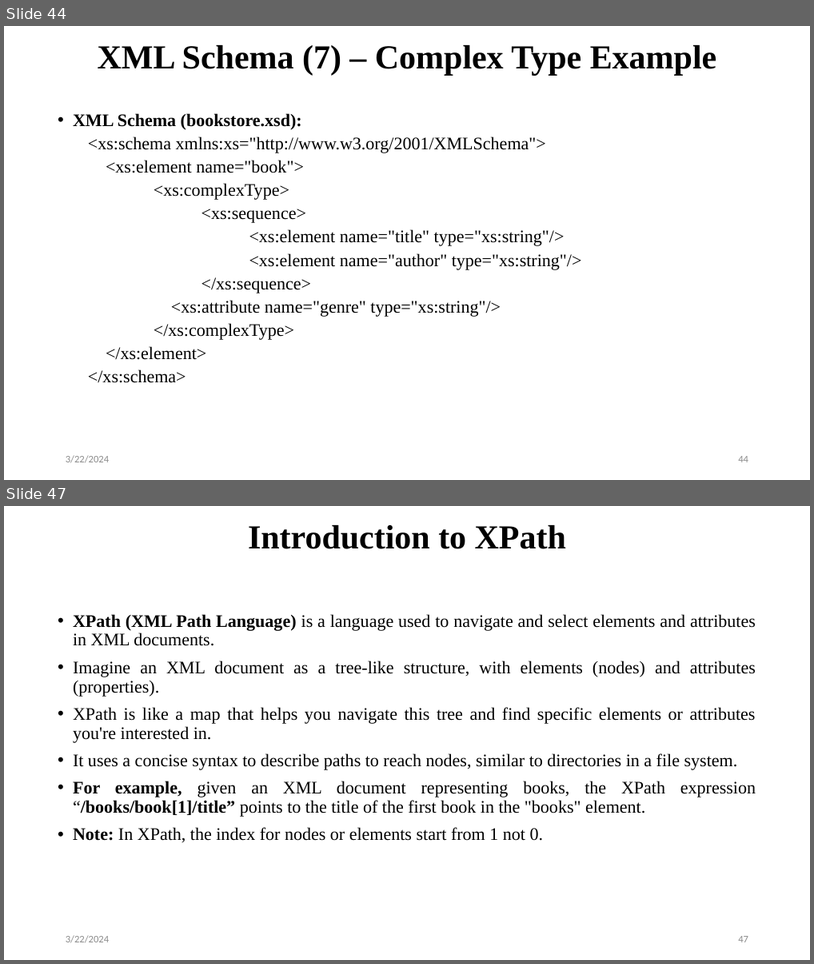
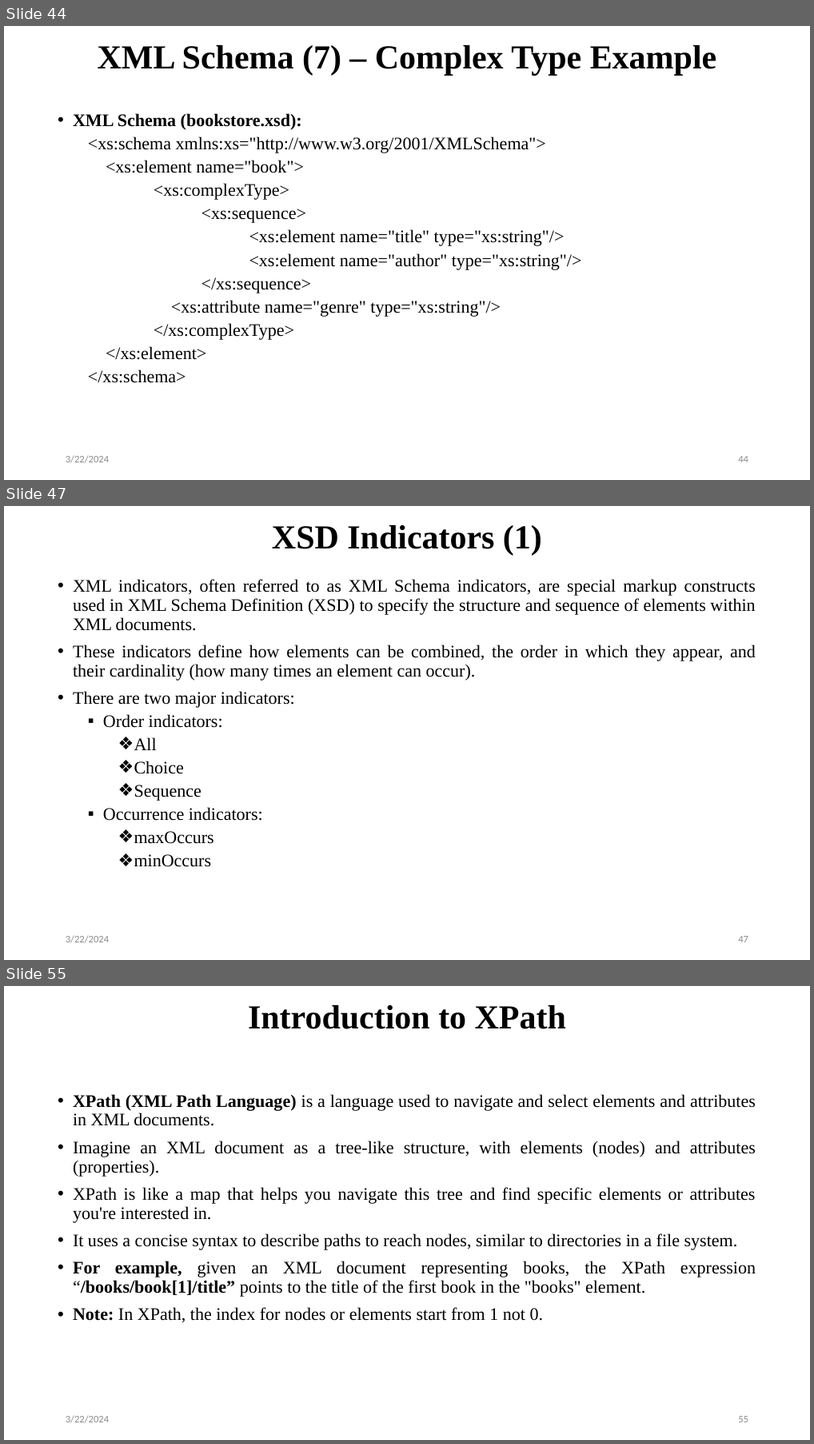
Before and after one commit to avinashmaskey22/BCA-3rd-WEB, a slide deck: Unit Three.pptx. Shown one above the other, each under a label of ours: slides 44 and 47 before the commit, slides 44, 47 and 55 after it; the slides between them are not shown. The pictures are 814x964 and 814x1444 pixels, drawn with LibreOffice and Linux fonts; fonts in the diff are those of the drawing. Boxes give left, top, right and bottom in pixels: in the first picture for what was removed or moved away, otherwise in the second. Text is boxed around its words. In the diff, an @@ line names an element or a change of style, - is before the commit and + after.

```diff
--- a/Unit Three.pptx
+++ b/Unit Three.pptx
@@ slide 47 added at box(4, 506, 810, 960), background #FFFFFF @@
@@ title added at box(272, 525, 542, 555), 40 pt, text #000000, bold @@
+XSD Indicators (1)
@@ text added at box(73, 579, 756, 867), 21 pt, text #000000 @@
+• XML indicators, often referred to as XML Schema indicators, are special markup constructs used in XML Schema Definition (XSD) to specify the structure and sequence of elements within XML documents.
+• These indicators define how elements can be combined, the order in which they appear, and their cardinality (how many times an element can occur).
+• There are two major indicators:
+  ▪ Order indicators:
+    ❖ All
+    ❖ Choice
+    ❖ Sequence
+  ▪ Occurrence indicators:
+    ❖ maxOccurs
+    ❖ minOccurs
@@ text added at box(66, 935, 109, 943), 12 pt, text #8C8C8C @@
+3/22/2024
@@ page number added at box(738, 936, 749, 942), 12 pt, text #8C8C8C @@
+47
@@ what was slide 47 is now slide 55 @@
@@ page number at box(738, 1416, 749, 1422): text changed @@
-47
+55
```
Also in this commit, not shown: 2 slides changed, 7 other slides added, 2 other files.
